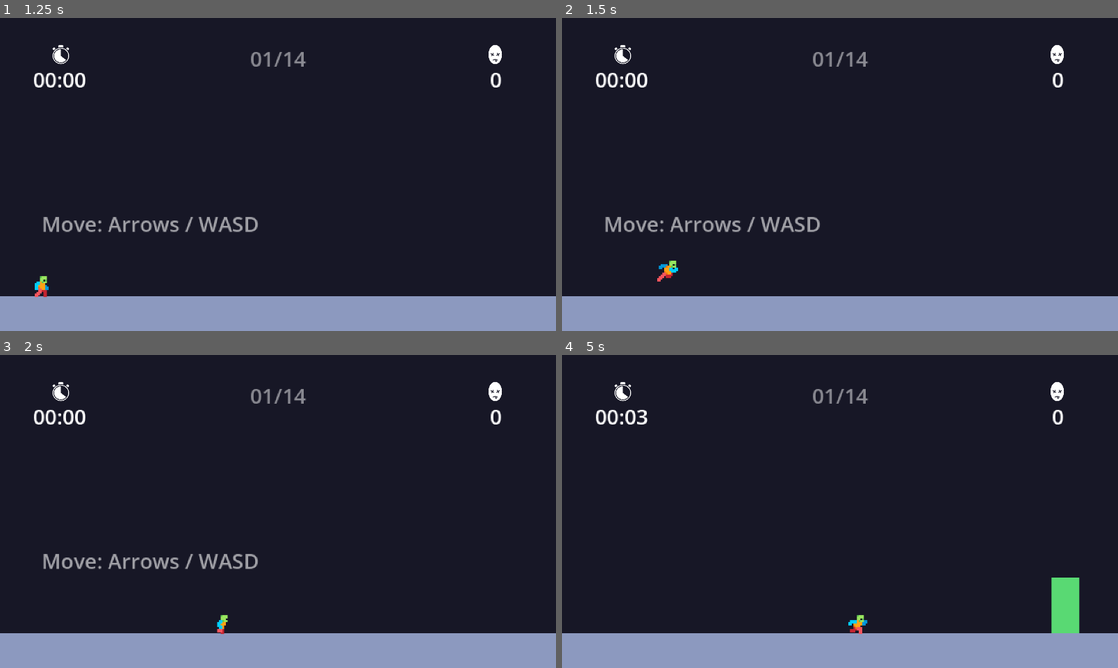
Above: before the commit, frames 1-4 (two rows, left to right).
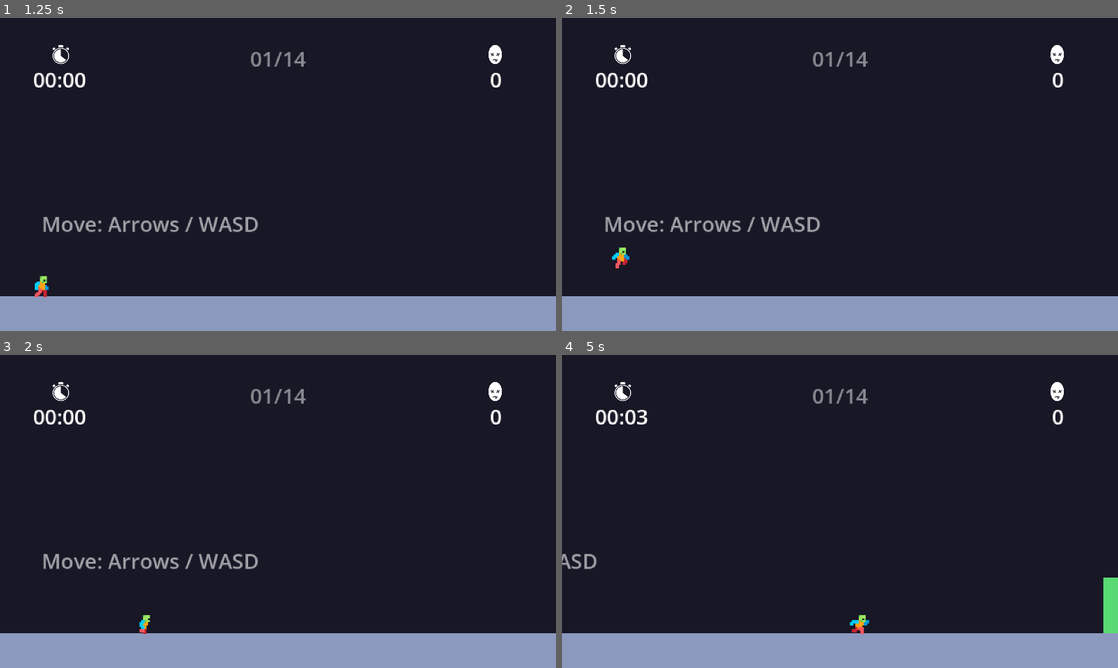
Above: after the commit, the same moments.

Repository: marquesch/yacc
Game: Godot game, scene res://main/main.tscn
Same seed, same stepped clock (60 frames per second), same inputs: the game is played once before the commit and once after it.
Inputs (mouse positions are in pixels of both pictures, inside the frame that each line leads up to):
- Up to frame 1 (1.25 s): click "New game" at 0.5 s
- Up to frame 2 (1.5 s): tap Enter at 1.25 s; move the mouse to (962, 158) at 1.27 s; hold D (move_right) from 1.28 s (still down); hold C (jump) from 1.28 s (still down); tap X (dash) at 1.35 s; click (962, 158) at 1.42 s
- Up to frame 3 (2 s): keep holding D (move_right); keep holding C (jump)
- Up to frame 4 (5 s): move the mouse to (728, 527) at 2.02 s; release C (jump) at 2.03 s; tap C (jump) at 2.1, 2.27, 2.57, 3.77, 4.07 s; tap X (dash) at 2.3, 2.85, 3.6 s; move the mouse to (895, 442) at 2.77 s; release D (move_right) at 2.78 s; hold A (move_left) 2.78-3.53 s; hold C (jump) 2.78-3.53 s; move the mouse to (812, 574) at 3.52 s; hold D (move_right) from 3.53 s (still down); click (812, 574) at 3.67 s; move the mouse to (1006, 558) at 4.27 s; hold C (jump) from 4.28 s (still down)

Frame 1 is identical in both runs. In frame 2, 0.3% of the frame differs, in the area x 9-21%, y 73-85%; in frame 3, 0.2%; in frame 4, 1.6%, in the area x 0-100%, y 63-90%.

Commit message:
refactor(player): refactoring player movement

Diff:
--- /dev/null
+++ b/entities/player/movement/movement.gd
@@ -0,0 +1,27 @@
+class_name Movement
+
+var _ref_vel: float
+var _accel: float
+var _decel: float
+var _turn_accel: float
+
+
+func _init(ref_vel: float, accel: float, decel: float, turn_accel: float = -1.0) -> void:
+	_ref_vel = ref_vel
+	_accel = accel
+	_decel = decel
+	_turn_accel = turn_accel
+	if _turn_accel < 0:
+		_turn_accel = _accel
+
+
+func get_accel(velocity: float, direction: float) -> float:
+	if absf(velocity) > _ref_vel and direction == signf(velocity):
+		return _decel
+	if direction != signf(velocity):
+		return _turn_accel
+	return _accel
+
+
+func get_vel(direction: float) -> float:
+	return _ref_vel * direction
--- a/entities/player/player.gd
+++ b/entities/player/player.gd
@@ -4,17 +4,6 @@
 signal died
 signal jumped(air: bool)
 signal dashed
-
-# X axis movement
-# Running
-const RUN_MAX_SPD := 90.0
-const RUN_ACCEL := 1000.0
-const RUN_OVER_MAX_DECEL := 400.0
-
-# Flying
-const FLY_MAX_SPD := 120.0
-const FLY_ACCEL := 1000.0
-const FLY_OVER_MAX_DECEL := 400.0
 
 # Y axis movement
 # Falling
@@ -34,10 +23,8 @@
 const JUMP_BUFFER_TIME := 0.1  ## A jump pressed this early before landing still counts.
 
 # Dashing
-const DASH_SPD := 240.0
-const DASH_END_SPD := 160.0
-const DASH_VERTICAL_MULT := 0.75
-const DASH_TIME := 0.2
+const DASH_BONUS_SPD := 50.0
+const DASH_SUSPEND_MAX_SPD_TIME := 0.2
 const DASH_COOLDOWN := 0.2
 
 # Colors - temporary
@@ -47,14 +34,23 @@
 
 const RUN_FOOTSTEP_FRAMES := [1, 5]
 
+@export var run_ref_vel := 100.0
+@export var run_accel := 150.0
+@export var run_decel := 10.0
+
+@export var fly_ref_vel := 100.0
+@export var fly_accel := 150.0
+@export var fly_decel := 0.0
+
+@export var movement_turn_mult := 2.0
+
 ## Falling below this y counts as death. Set by `enter_level()`.
 var fall_limit := 240.0
 
 var _facing := 1
 var _can_dash := true
-var _dash_timer := 0.0
 var _dash_cooldown := 0.0
-var _dash_direction := Vector2.ZERO
+var _suspend_max_spd_timer := 0.0
 var _var_jump_timer := 0.0
 var _var_jump_speed := 0.0
 var _coyote_timer := 0.0
@@ -65,6 +61,12 @@
 @onready var _camera: Camera2D = $Camera2D
 @onready var _sfx: Node = $PlayerSFX
 @onready var _sprite: AnimatedSprite2D = $AnimatedSprite2D
+@onready var _run_movement: Movement = Movement.new(
+	run_ref_vel, run_accel, run_decel, movement_turn_mult * run_accel
+)
+@onready var _fly_movement: Movement = Movement.new(
+	fly_ref_vel, fly_accel, fly_decel, movement_turn_mult * fly_accel
+)
 
 
 func _ready() -> void:
@@ -92,9 +94,7 @@
 	if is_on_floor():
 		_refresh_on_ground()
 
-	if _dash_timer > 0.0:
-		_dash_step(delta)
-	elif _can_dash and Input.is_action_just_pressed("dash"):
+	if _can_dash and Input.is_action_just_pressed("dash"):
 		_start_dash(direction_input)
 		dashed.emit()
 		_sfx.dash()
@@ -131,7 +131,6 @@
 func respawn(pos: Vector2) -> void:
 	global_position = pos
 	velocity = Vector2.ZERO
-	_dash_timer = 0.0
 	_dash_cooldown = 0.0
 	_var_jump_timer = 0.0
 	_coyote_timer = 0.0
@@ -160,6 +159,7 @@
 	_dash_cooldown = maxf(_dash_cooldown - delta, 0.0)
 	_coyote_timer = maxf(_coyote_timer - delta, 0.0)
 	_jump_buffer_timer = maxf(_jump_buffer_timer - delta, 0.0)
+	_suspend_max_spd_timer = maxf(_suspend_max_spd_timer - delta, 0.0)
 
 
 func _update_color() -> void:
@@ -173,26 +173,19 @@
 	_apply_horizontal_movement(delta, input.x)
 	_apply_gravity(delta)
 	_apply_variable_jump(delta)
-	_try_jump(input.x, jump_just_pressed)
+	_try_jump(jump_just_pressed)
 
 
 func _apply_horizontal_movement(delta: float, direction: float) -> void:
-	var accel: float
-	var max_spd: float
-	var over_max_decel: float
-	if is_on_floor():
-		accel = RUN_ACCEL
-		max_spd = RUN_MAX_SPD
-		over_max_decel = RUN_OVER_MAX_DECEL
-	else:
-		accel = FLY_ACCEL
-		max_spd = FLY_MAX_SPD
-		over_max_decel = FLY_OVER_MAX_DECEL
-
-	if absf(velocity.x) > max_spd and signf(velocity.x) == direction:
-		accel = over_max_decel
-
-	velocity.x = move_toward(velocity.x, direction * max_spd, accel * delta)
+	var movement: Movement
+	if is_on_floor():
+		movement = _run_movement
+	else:
+		movement = _fly_movement
+
+	var accel := movement.get_accel(velocity.x, direction)
+	var vel := movement.get_vel(direction)
+	velocity.x = move_toward(velocity.x, vel, accel * delta)
 
 
 func _apply_gravity(delta: float) -> void:
@@ -216,22 +209,21 @@
 		_var_jump_timer = 0.0
 
 
-func _try_jump(direction: float, jump_just_pressed: bool) -> void:
+func _try_jump(jump_just_pressed: bool) -> void:
 	if _jump_buffer_timer > 0.0 and _coyote_timer > 0.0:
 		jumped.emit(false)
 		_sfx.jump()
-		_jump(direction)
+		_jump()
 	elif jump_just_pressed and _has_air_jump:
 		# Needs a fresh press, so a jump buffered for landing can't use up the air jump.
 		jumped.emit(true)
 		_sfx.air_jump()
-		_jump(direction)
+		_jump()
 		_has_air_jump = false
 
 
-func _jump(direction: float) -> void:
+func _jump() -> void:
 	velocity.y = JUMP_SPD
-	velocity.x += JUMP_HORIZONTAL_BOOST * direction
 	_var_jump_timer = JUMP_TIME
 	_var_jump_speed = velocity.y
 	_jump_buffer_timer = 0.0
@@ -239,9 +231,9 @@
 
 
 func _resolve_animation() -> String:
-	if _dash_timer > 0.0:
-		return "dash"
-	if is_on_floor():
+	if is_on_floor():
+		if _suspend_max_spd_timer > 0.0:
+			return "dash"
 		if velocity.x == 0.0:
 			return "idle"
 		return "run"
@@ -255,21 +247,13 @@
 
 
 func _start_dash(input: Vector2) -> void:
-	# 8 directions; with no direction held, dash the way we are facing.
-	_dash_direction = input.normalized() if input != Vector2.ZERO else Vector2(_facing, 0)
 	_can_dash = false
-	_dash_timer = DASH_TIME
 	_dash_cooldown = DASH_COOLDOWN
+	_suspend_max_spd_timer = DASH_SUSPEND_MAX_SPD_TIME
 	_var_jump_timer = 0.0
-	velocity = _dash_direction * DASH_SPD
+	# TODO: Fix this. Use move_toward.
+	# Set the minimum speed as DASH_BONUS_SPD
+	# so when you dash in the other direction you're moving,
+	# the character speed becomes DASH_BONUS_SPD instantly
+	velocity.x += input.x * DASH_BONUS_SPD
 	_sprite.animation = "dash"
-
-
-## During a dash we ignore input and gravity: the velocity is fixed until the timer ends.
-func _dash_step(delta: float) -> void:
-	_dash_timer -= delta
-	velocity = _dash_direction * DASH_SPD
-	if _dash_timer <= 0.0:
-		velocity = _dash_direction * DASH_END_SPD
-		if _dash_direction.y < 0.0:
-			velocity.y *= DASH_VERTICAL_MULT
--- a/world/world.tscn
+++ b/entities/world/world.tscn
@@ -1,7 +1,7 @@
 [gd_scene format=3 uid="uid://c13lmjx22d3q6"]
 
 [ext_resource type="PackedScene" uid="uid://dwm6oo8a3b1np" path="res://entities/player/player.tscn" id="1_6xmxd"]
-[ext_resource type="Script" uid="uid://da0xdit5segtk" path="res://world/world.gd" id="1_tcf2h"]
+[ext_resource type="Script" uid="uid://da0xdit5segtk" path="res://entities/world/world.gd" id="1_tcf2h"]
 
 [node name="World" type="Node2D" unique_id=1500279934]
 process_mode = 1
@@ -10,3 +10,5 @@
 [node name="LevelContainer" type="Node2D" parent="." unique_id=1558662915]
 
 [node name="Player" parent="." unique_id=1767875255 instance=ExtResource("1_6xmxd")]
+run_accel = 100.0
+fly_decel = 5.0
--- a/levels/level_10.tscn
+++ b/levels/level_10.tscn
@@ -2,10 +2,9 @@
 
 [ext_resource type="Script" uid="uid://ulya5cpcgl8s" path="res://levels/level.gd" id="1"]
 [ext_resource type="PackedScene" uid="uid://cwlpfev1y0wta" path="res://entities/world/platform/platform.tscn" id="2"]
-[ext_resource type="PackedScene" uid="uid://dwp2wthabm4ox" path="res://entities/world/falling_platform/falling_platform.tscn" id="falling_platform"]
 [ext_resource type="PackedScene" uid="uid://cadx2j3bibenr" path="res://entities/world/exit/exit.tscn" id="3"]
 [ext_resource type="Script" uid="uid://cry1ufy36pr4e" path="res://ui/hint_label/hint_label.gd" id="4"]
-[ext_resource type="PackedScene" uid="uid://b84qcywq4o631" path="res://entities/world/dart_trap/trap.tscn" id="5_tu44s"]
+[ext_resource type="PackedScene" uid="uid://dwp2wthabm4ox" path="res://entities/world/falling_platform/falling_platform.tscn" id="falling_platform"]
 
 [node name="Level2" type="Node2D" unique_id=216851972]
 script = ExtResource("1")
@@ -15,7 +14,7 @@
 position = Vector2(24, 186.6)
 
 [node name="Exit" parent="." unique_id=1325399726 instance=ExtResource("3")]
-position = Vector2(1859.5, 8)
+position = Vector2(1861.5, 49)
 
 [node name="Platform0" parent="." unique_id=492361609 instance=ExtResource("2")]
 position = Vector2(32, 202.6)
@@ -33,24 +32,16 @@
 position = Vector2(782, 131.8)
 size = Vector2(56, 8)
 
-[node name="Platform4" parent="." unique_id=153029438 instance=ExtResource("2")]
-position = Vector2(974.2, 64.6)
-size = Vector2(56, 8)
-
 [node name="FallingPlatform5" parent="." unique_id=1289027000 instance=ExtResource("falling_platform")]
-position = Vector2(1198, 124.6)
+position = Vector2(1166, 124.600006)
 size = Vector2(64, 8)
 
-[node name="Platform6" parent="." unique_id=1317073453 instance=ExtResource("2")]
-position = Vector2(1424.2, 61)
-size = Vector2(56, 8)
-
 [node name="Platform7" parent="." unique_id=894225187 instance=ExtResource("2")]
-position = Vector2(1670.5, 114)
+position = Vector2(1591.5, 114)
 size = Vector2(64, 8)
 
 [node name="Platform8" parent="." unique_id=1297283279 instance=ExtResource("2")]
-position = Vector2(1855.5, 44)
+position = Vector2(1857.5, 85)
 size = Vector2(56, 8)
 
 [node name="Hint0" type="Label" parent="." unique_id=644407088]
@@ -59,19 +50,3 @@
 offset_top = 132.6
 script = ExtResource("4")
 template = "Jump, dash, then jump again!"
-
-[node name="DartTrap" parent="." unique_id=1955400933 instance=ExtResource("5_tu44s")]
-position = Vector2(500, 160)
-facing = 3
-
-[node name="DartTrap2" parent="." unique_id=745049685 instance=ExtResource("5_tu44s")]
-position = Vector2(942, 64)
-facing = 3
-
-[node name="DartTrap3" parent="." unique_id=1723797489 instance=ExtResource("5_tu44s")]
-position = Vector2(1392, 60)
-facing = 3
-
-[node name="DartTrap4" parent="." unique_id=1591356949 instance=ExtResource("5_tu44s")]
-position = Vector2(1634, 113)
-facing = 3
--- a/levels/level_14.tscn
+++ b/levels/level_14.tscn
@@ -3,7 +3,6 @@
 [ext_resource type="Script" uid="uid://ulya5cpcgl8s" path="res://levels/level.gd" id="1"]
 [ext_resource type="PackedScene" uid="uid://cwlpfev1y0wta" path="res://entities/world/platform/platform.tscn" id="2"]
 [ext_resource type="PackedScene" uid="uid://cadx2j3bibenr" path="res://entities/world/exit/exit.tscn" id="3"]
-[ext_resource type="PackedScene" uid="uid://b84qcywq4o631" path="res://entities/world/dart_trap/trap.tscn" id="4_y3ag5"]
 
 [node name="Level14" type="Node2D" unique_id=536870744]
 script = ExtResource("1")
@@ -119,60 +118,6 @@
 position = Vector2(383, 100)
 size = Vector2(14, 8)
 
-[node name="DartTrap" parent="." unique_id=1955400933 instance=ExtResource("4_y3ag5")]
-position = Vector2(396, 746)
-rotation = 4.712389
-facing = 3
-
-[node name="DartTrap2" parent="." unique_id=1252915499 instance=ExtResource("4_y3ag5")]
-position = Vector2(616, 746)
-rotation = 4.712389
-facing = 3
-
-[node name="DartTrap3" parent="." unique_id=1126923979 instance=ExtResource("4_y3ag5")]
-position = Vector2(1086, 672)
-rotation = 4.712389
-facing = 3
-
 [node name="Platform28" parent="." unique_id=959296976 instance=ExtResource("2")]
 position = Vector2(915, 743)
 size = Vector2(10, 8)
-
-[node name="DartTrap4" parent="." unique_id=1432397219 instance=ExtResource("4_y3ag5")]
-position = Vector2(924, 606)
-rotation = 1.5707964
-facing = 1
-
-[node name="DartTrap5" parent="." unique_id=1791957752 instance=ExtResource("4_y3ag5")]
-position = Vector2(924, 474)
-rotation = 1.5707964
-facing = 1
-
-[node name="DartTrap6" parent="." unique_id=1591612014 instance=ExtResource("4_y3ag5")]
-position = Vector2(924, 342)
-rotation = 1.5707964
-facing = 1
-
-[node name="DartTrap7" parent="." unique_id=1234330433 instance=ExtResource("4_y3ag5")]
-position = Vector2(1086, 540)
-rotation = 4.712389
-facing = 3
-
-[node name="DartTrap8" parent="." unique_id=341141187 instance=ExtResource("4_y3ag5")]
-position = Vector2(1086, 408)
-rotation = 4.712389
-facing = 3
-
-[node name="DartTrap9" parent="." unique_id=544979153 instance=ExtResource("4_y3ag5")]
-position = Vector2(1086, 276)
-rotation = 4.712389
-facing = 3
-
-[node name="DartTrap11" parent="." unique_id=109083416 instance=ExtResource("4_y3ag5")]
-position = Vector2(200, 127)
-
-[node name="DartTrap10" parent="." unique_id=1267283800 instance=ExtResource("4_y3ag5")]
-position = Vector2(176, 147)
-rotation = 3.1415927
-facing = 2
-dart_lifetime = 3
--- a/main/debug.tscn
+++ b/main/debug.tscn
@@ -1,6 +1,6 @@
 [gd_scene format=3 uid="uid://v6o21jvetiqd"]
 
-[ext_resource type="PackedScene" uid="uid://c13lmjx22d3q6" path="res://world/world.tscn" id="1_ji45m"]
+[ext_resource type="PackedScene" uid="uid://c13lmjx22d3q6" path="res://entities/world/world.tscn" id="1_ji45m"]
 [ext_resource type="Script" uid="uid://b1ufi6k1hkuvp" path="res://main/debug.gd" id="1_rwbj2"]
 [ext_resource type="PackedScene" uid="uid://bxr5cgkxkq2au" path="res://ui/ui.tscn" id="2_rwbj2"]
 
--- a/main/main.tscn
+++ b/main/main.tscn
@@ -1,6 +1,6 @@
 [gd_scene format=3 uid="uid://b30xgstreb6ni"]
 
-[ext_resource type="PackedScene" uid="uid://c13lmjx22d3q6" path="res://world/world.tscn" id="1_53q0u"]
+[ext_resource type="PackedScene" uid="uid://c13lmjx22d3q6" path="res://entities/world/world.tscn" id="1_53q0u"]
 [ext_resource type="Script" uid="uid://bt8nrly8b2jnn" path="res://main/main.gd" id="1_xwkvk"]
 [ext_resource type="PackedScene" uid="uid://bxr5cgkxkq2au" path="res://ui/ui.tscn" id="2_pjrb6"]
 
Not shown, added: entities/player/movement/movement.gd.uid
Renamed: world/world.gd -> entities/world/world.gd
Renamed: world/world.gd.uid -> entities/world/world.gd.uid
